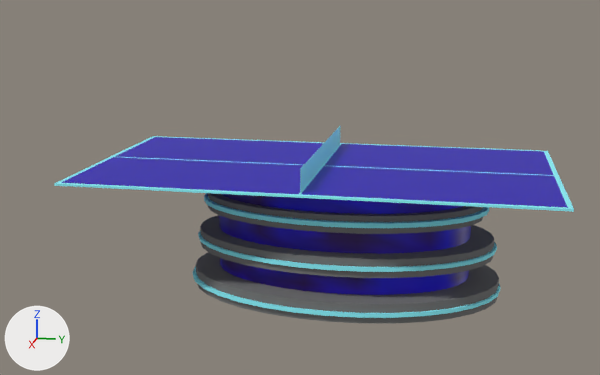
One commit to the glTF model public/models/ping_pong_table.gltf: the scene before it, then after it.
The view is the same before and after, from a 50 mm camera at (5.59, 1.1, 1.53) aimed at (0.04, -0.02, 0.15). The lights are fixed; the arrows at lower left show +X, +Y and +Z. Where no turn or scale is listed for an object, it has been applied to the vertices. Vertices at the same position are counted once.
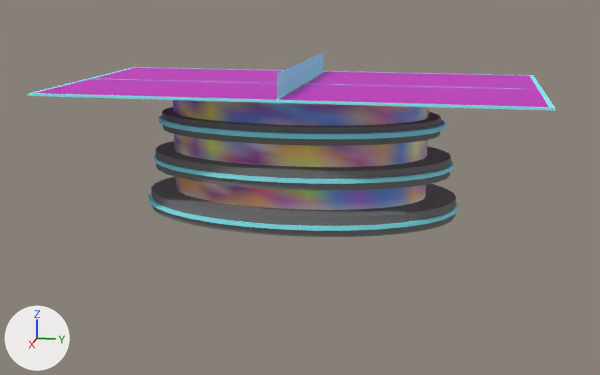
What differs and where, as boxes [x1, y1, x2, y2] in the pictures (600 x 375 px):
'Object_3', recoloured, moved: before [219, 194, 471, 295]; after [173, 100, 429, 210]
'Object_31', recoloured, moved: before [61, 157, 568, 208]; after [37, 79, 549, 107]
'Object_19', moved: before [196, 252, 499, 324]; after [151, 177, 456, 237]
'Object_33', recoloured, moved: before [115, 137, 554, 175]; after [93, 68, 537, 89]
'Object_21', moved: before [200, 215, 494, 278]; after [155, 141, 451, 191]
'Object_29', moved: before [207, 193, 483, 234]; after [162, 107, 441, 146]
'Object_27', moved: before [204, 193, 489, 228]; after [159, 115, 446, 139]
'Object_17', moved: before [59, 183, 568, 211]; after [32, 93, 550, 111]
'Object_25', moved: before [193, 266, 500, 318]; after [148, 193, 458, 231]
'Object_23', moved: before [198, 231, 497, 272]; after [154, 154, 454, 184]
'Object_5', moved: before [300, 126, 340, 193]; after [277, 52, 323, 99]
'Object_13', moved: before [544, 151, 574, 212]; after [529, 75, 556, 111]
'Object_7', moved: before [156, 136, 541, 151]; after [136, 67, 529, 76]
'Object_15', moved: before [123, 157, 554, 176]; after [118, 79, 517, 89]
'Object_11', moved: before [54, 136, 156, 186]; after [27, 67, 136, 96]
'Object_9', moved: before [297, 143, 342, 196]; after [275, 71, 325, 101]

Edits to the bpy script that builds the scene:
```text
Add mat_defaultmaterial_002:
    mat_defaultmaterial_002 = bpy.data.materials.new('DefaultMaterial.002')
    mat_defaultmaterial_002.use_nodes = True; mat_defaultmaterial_002.node_tree.nodes.clear()
    _N = mat_defaultmaterial_002.node_tree.nodes; _L = mat_defaultmaterial_002.node_tree.links
    n0 = _N.new('ShaderNodeOutputMaterial'); n0.name = 'Material Output'
    n1 = _N.new('ShaderNodeBsdfPrincipled'); n1.name = 'Principled BSDF'
    n2 = _N.new('ShaderNodeVertexColor'); n2.name = 'Color Attribute'
    _L.new(n1.outputs[0], n0.inputs[0])  # 'BSDF' to 'Surface'
    _L.new(n2.outputs[0], n1.inputs[0])  # 'Color' to 'Base Color'
Add mat_defaultmaterial_001:
    mat_defaultmaterial_001 = bpy.data.materials.new('DefaultMaterial.001')
    mat_defaultmaterial_001.use_nodes = True; mat_defaultmaterial_001.node_tree.nodes.clear()
    _N = mat_defaultmaterial_001.node_tree.nodes; _L = mat_defaultmaterial_001.node_tree.links
    n0 = _N.new('ShaderNodeOutputMaterial'); n0.name = 'Material Output'
    n1 = _N.new('ShaderNodeBsdfPrincipled'); n1.name = 'Principled BSDF'
    n2 = _N.new('ShaderNodeVertexColor'); n2.name = 'Color Attribute'
    _L.new(n1.outputs[0], n0.inputs[0])  # 'BSDF' to 'Surface'
    _L.new(n2.outputs[0], n1.inputs[0])  # 'Color' to 'Base Color'
Add mat_defaultmaterial:
    mat_defaultmaterial = bpy.data.materials.new('DefaultMaterial')
    mat_defaultmaterial.use_nodes = True; mat_defaultmaterial.node_tree.nodes.clear()
    _N = mat_defaultmaterial.node_tree.nodes; _L = mat_defaultmaterial.node_tree.links
    n0 = _N.new('ShaderNodeOutputMaterial'); n0.name = 'Material Output'
    n1 = _N.new('ShaderNodeBsdfPrincipled'); n1.name = 'Principled BSDF'
    n2 = _N.new('ShaderNodeVertexColor'); n2.name = 'Color Attribute'
    _L.new(n1.outputs[0], n0.inputs[0])  # 'BSDF' to 'Surface'
    _L.new(n2.outputs[0], n1.inputs[0])  # 'Color' to 'Base Color'
Change me_object_0:
    where me_object_0.from_pydata(...)  # 482 vertices, 960 faces; spans x -0.5..0.5, y -0.91..0.86, z -0.43..0.43
    remove me_object_0.materials.append(mat_material_001)
    add me_object_0.materials.append(mat_defaultmaterial)
Change me_object_8:
    where me_object_8.from_pydata(...)  # 482 vertices, 960 faces; spans x -0.68..0.68, y -1.11..1.05, z -0.07..0.07
    me_object_8 part 1: the whole mesh is moved by (0.0, 0.03, 0.0)
Change me_object_9:
    where me_object_9.from_pydata(...)  # 482 vertices, 960 faces; spans x -0.63..0.63, y -1.07..1.01, z -0.06..0.06
    me_object_9 part 2: the whole mesh is moved by (0.0, 0.03, 0.0)
Change me_object_14:
    where me_object_14.from_pydata(...)  # 8 vertices, 12 faces; spans x -0.41..0.41, y -1.55..1.55, z -0.01..0.01
    remove me_object_14.materials.append(mat_material_001)
    add me_object_14.materials.append(mat_defaultmaterial_001)
Change me_object_15:
    where me_object_15.from_pydata(...)  # 8 vertices, 12 faces; spans x -0.41..0.41, y -1.55..1.55, z -0.01..0.01
    remove me_object_15.materials.append(mat_material_001)
    add me_object_15.materials.append(mat_defaultmaterial_002)
Change ob_object_3:
    ob_object_3.location: (0.009, 0.305, -0.14) -> (0.007, -0.038, 0.444)
Change ob_object_5:
    ob_object_5.location: (0.0, 0.139, 0.373) -> (0.0, 0.0, 0.94)
Change ob_object_7:
    ob_object_7.location: (-0.842, 0.139, 0.294) -> (-0.842, 0.0, 0.861)
Change ob_object_9:
    ob_object_9.location: (0.001, 0.14, 0.295) -> (0.001, 0.003, 0.862)
Change ob_object_11:
    ob_object_11.location: (0.001, -1.425, 0.294) -> (0.001, -1.565, 0.861)
Change ob_object_13:
    ob_object_13.location: (0.001, 1.704, 0.294) -> (0.001, 1.564, 0.861)
Change ob_object_15:
    ob_object_15.location: (0.001, 0.139, 0.294) -> (0.001, 0.0, 0.861)
Change ob_object_17:
    ob_object_17.location: (0.843, 0.139, 0.294) -> (0.843, 0.0, 0.861)
Change ob_object_19:
    ob_object_19.location: (0.0, 0.324, -0.504) -> (0.0, -0.02, 0.052)
Change ob_object_21:
    ob_object_21.location: (0.0, 0.32, -0.219) -> (0.0, -0.023, 0.337)
Change ob_object_23:
    ob_object_23.location: (0.0, 0.323, -0.22) -> (0.0, -0.02, 0.336)
Change ob_object_25:
    ob_object_25.location: (0.0, 0.319, -0.509) -> (0.0, -0.025, 0.047)
Change ob_object_27:
    ob_object_27.location: (0.0, 0.314, 0.054) -> (0.0, -0.028, 0.61)
Change ob_object_29:
    ob_object_29.location: (0.0, 0.308, 0.05) -> (0.0, -0.033, 0.607)
Change ob_object_31:
    ob_object_31.location: (0.42, 0.139, 0.294) -> (0.42, 0.0, 0.861)
Change ob_object_33:
    ob_object_33.location: (-0.418, 0.139, 0.294) -> (-0.418, 0.0, 0.861)
```
